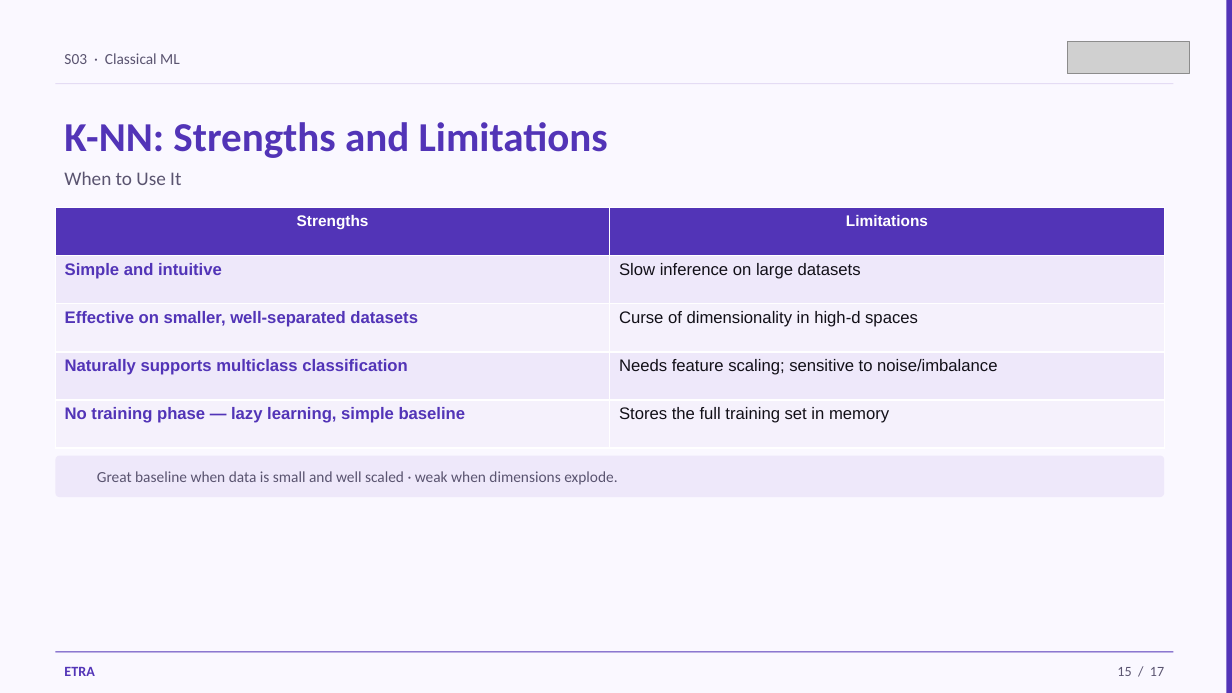
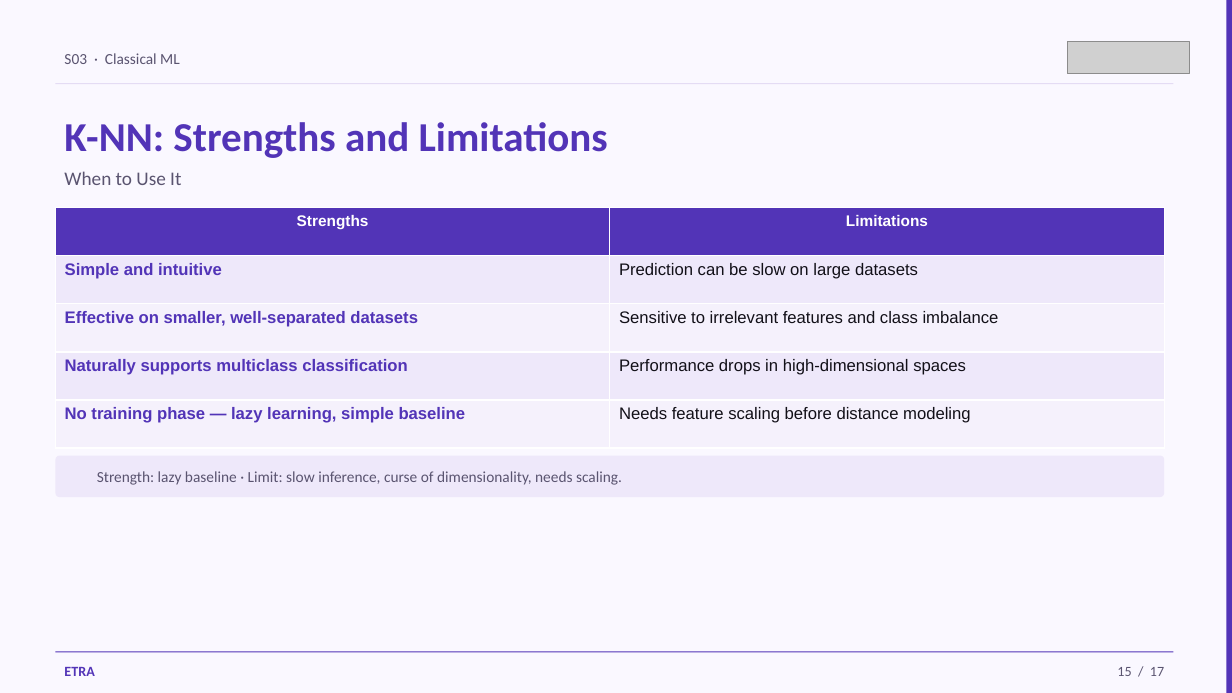
Before and after one commit to iksasa15/AI-ML, a slide deck: slide 15 of web-presentation/pdf-exports/Week1-Session3-Classification-Basics.pptx. Drawn at 1232x693 pixels with LibreOffice and Linux fonts; fonts in the diff are those of the drawing; grey boxes stand for pictures. Boxes give left, top, right and bottom in pixels: in the first picture for what was removed or moved away, otherwise in the second. Text is boxed around its words. In the diff, an @@ line names an element or a change of style, - is before the commit and + after.

```diff
--- a/web-presentation/pdf-exports/Week1-Session3-Classification-Basics.pptx
+++ b/web-presentation/pdf-exports/Week1-Session3-Classification-Basics.pptx
@@ table at bbox=[55, 208, 1165, 448] @@
-row 2, column 2: Slow inference on large datasets
+row 2, column 2: Prediction can be slow on large datasets
-row 3, column 2: Curse of dimensionality in high-d spaces
+row 3, column 2: Sensitive to irrelevant features and class imbalance
-row 4, column 2: Needs feature scaling; sensitive to noise/imbalance
+row 4, column 2: Performance drops in high-dimensional spaces
-row 5, column 2: Stores the full training set in memory
+row 5, column 2: Needs feature scaling before distance modeling
@@ text at bbox=[97, 471, 622, 485]: text changed @@
-Great baseline when data is small and well scaled · weak when dimensions explode.
+Strength: lazy baseline · Limit: slow inference, curse of dimensionality, needs scaling.
```
Also in this commit, not shown: 13 other files.
